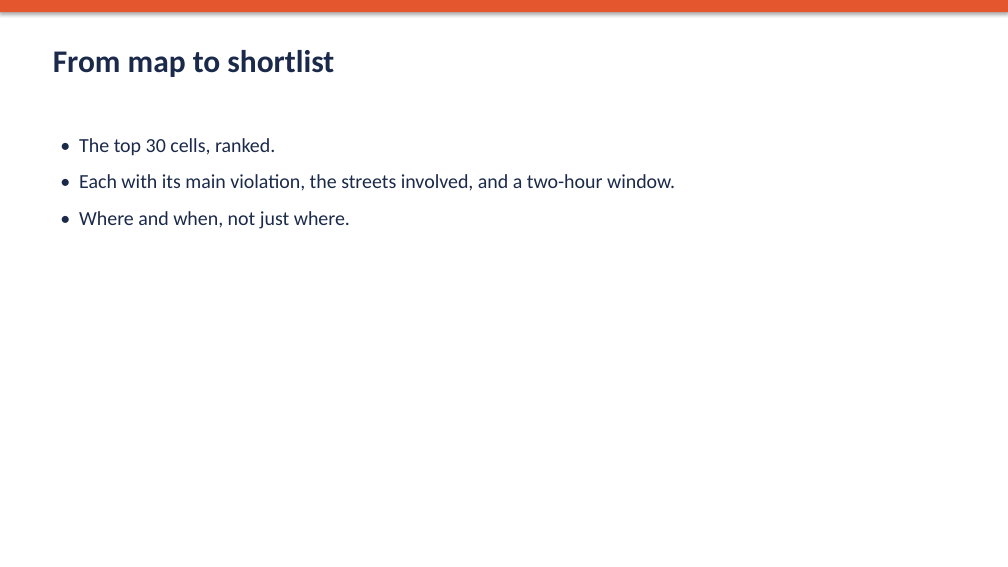
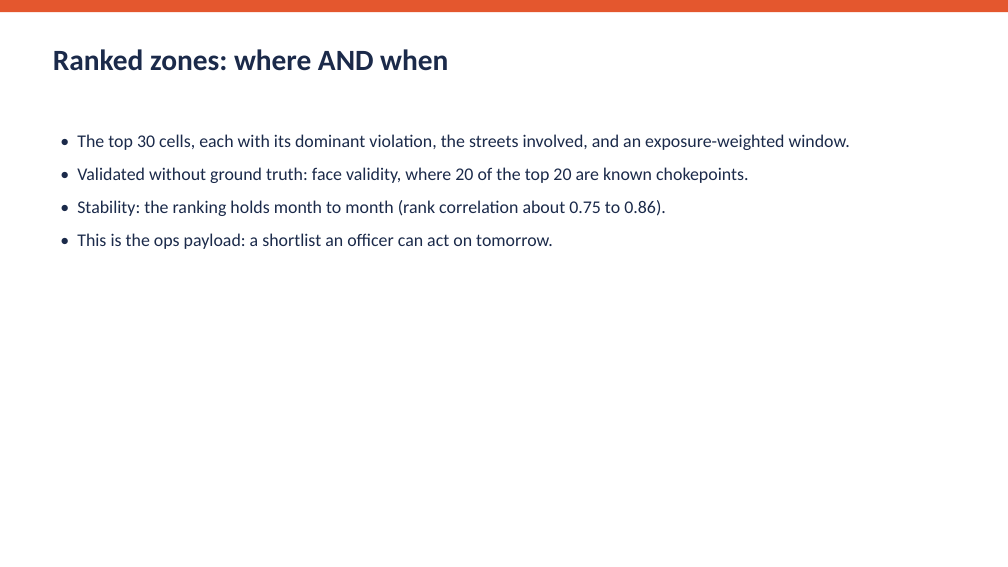
Before and after one commit to senku14x/Flipkart-Gridlock, a slide deck: slide 8 of submission/ParkPulse_Pitch_Deck.pptx (slide 7 before the commit). Drawn at 1008x567 pixels with LibreOffice and Linux fonts; fonts in the diff are those of the drawing. Boxes give left, top, right and bottom in pixels: in the first picture for what was removed or moved away, otherwise in the second. Text is boxed around its words. In the diff, an @@ line names an element or a change of style, - is before the commit and + after.

```diff
--- a/submission/ParkPulse_Pitch_Deck.pptx
+++ b/submission/ParkPulse_Pitch_Deck.pptx
@@ rectangle at box(0, 0, 1008, 12): shadow off @@
@@ text at box(53, 49, 448, 71): text changed; size 30 to 28 pt @@
-From map to shortlist
+Ranked zones: where AND when
@@ text at box(77, 134, 850, 249): text changed; size 19 to 17 pt @@
-• The top 30 cells, ranked.
-• Each with its main violation, the streets involved, and a two-hour window.
-• Where and when, not just where.
+• The top 30 cells, each with its dominant violation, the streets involved, and an exposure-weighted window.
+• Validated without ground truth: face validity, where 20 of the top 20 are known chokepoints.
+• Stability: the ranking holds month to month (rank correlation about 0.75 to 0.86).
+• This is the ops payload: a shortlist an officer can act on tomorrow.
```
Also in this commit, not shown: 4 other slides changed, 11 slides added, 8 slides removed, 1 other file.
